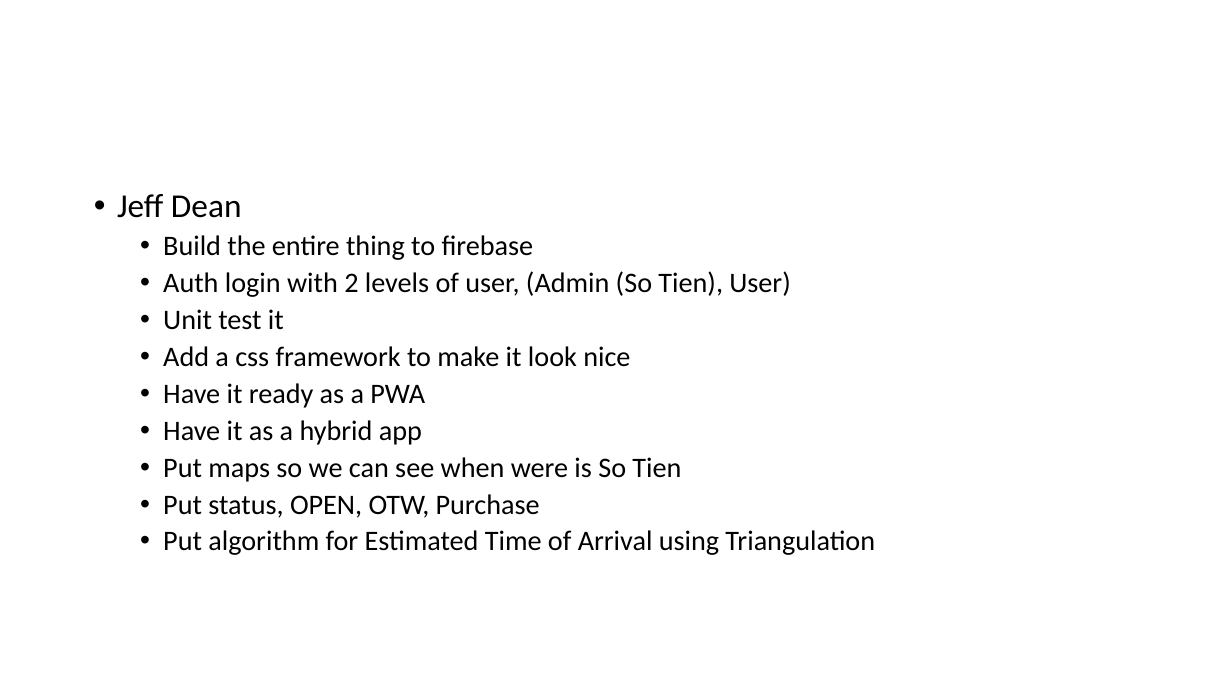
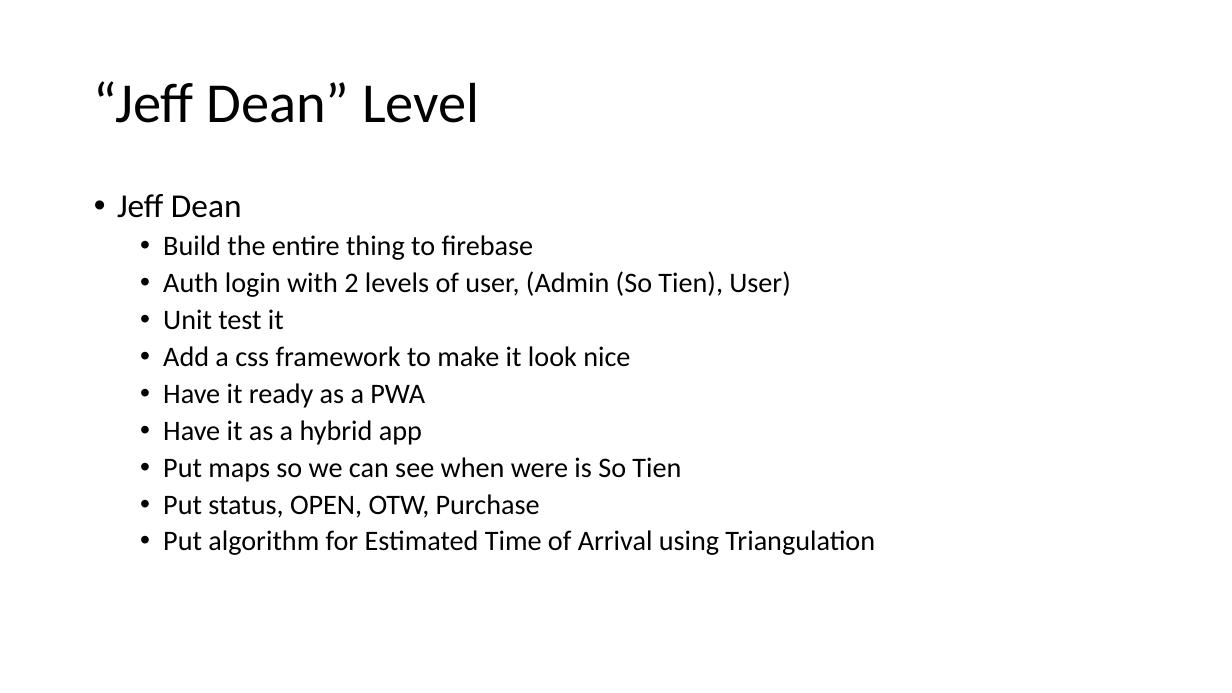
Before and after one commit to auzadventure/vue-advanced, a slide deck: slide 21 of Vue JS 102.pptx. Drawn at 1232x693 pixels with LibreOffice and Linux fonts; fonts in the diff are those of the drawing. Boxes give left, top, right and bottom in pixels: in the first picture for what was removed or moved away, otherwise in the second. Text is boxed around its words. In the diff, an @@ line names an element or a change of style, - is before the commit and + after.

```diff
--- a/Vue JS 102.pptx
+++ b/Vue JS 102.pptx
@@ title added at box(94, 81, 480, 123), 44 pt, text #000000 @@
+“Jeff Dean” Level
```
Also in this commit, not shown: 2 other slides changed.
